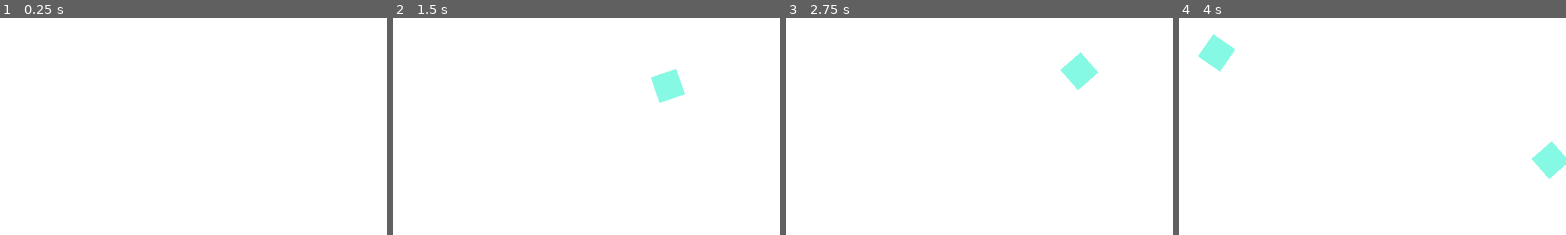
Above: before the commit, frames 1-4 (left to right).
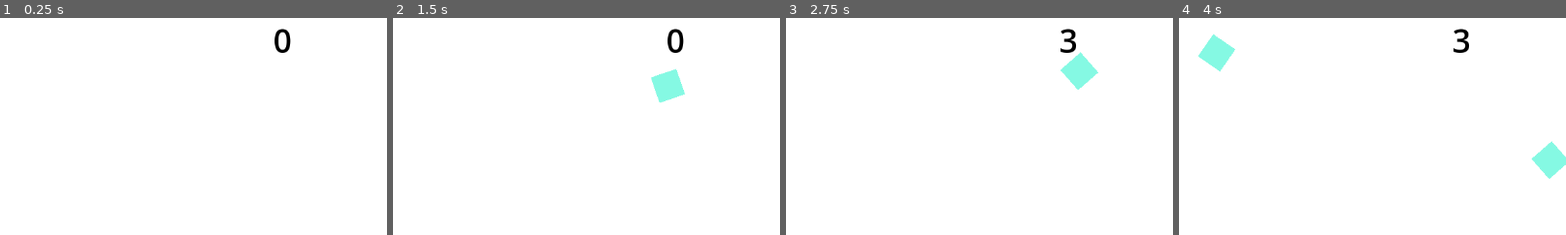
Above: after the commit, the same moments.

Repository: jmatth11/frog_life
Game: Godot game, scene res://scenes/main.tscn
Same seed, same stepped clock (60 frames per second), same inputs: the game is played once before the commit and once after it.
Inputs (mouse positions are % of the whole screen's width and height, from its top left):
- Up to frame 1 (0.25 s): no input
- Up to frame 2 (1.5 s): tap Enter at 0.5 s; move the mouse to (72, 45) at 0.52 s; click (72, 45) at 0.67 s; move the mouse to (30, 55) at 1.27 s; click (30, 55) at 1.42 s
- Up to frame 3 (2.75 s): move the mouse to (60, 28) at 2.02 s; click (60, 28) at 2.17 s
- Up to frame 4 (4 s): move the mouse to (45, 70) at 2.77 s; click (45, 70) at 2.92 s; move the mouse to (80, 65) at 3.52 s; click (80, 65) at 3.67 s
The pictures show only the part of the screen within x 14-63%, y 0-50%; the shares and areas given below are measured in that part.

The runs differ from the first frame. In frame 1, 0.3% of the frame differs, in the area x 70-76%, y 4-17%; in frame 2, 0.3%; in frame 3, 0.3%; in frame 4, 0.3%.

Commit message:
added hud with updating score label

Diff:
--- a/scenes/frog.tscn
+++ b/scenes/frog.tscn
@@ -30,3 +30,4 @@
 
 [connection signal="body_entered" from="." to="." method="_on_body_entered"]
 [connection signal="animation_done" from="Tongue" to="." method="_on_tongue_animation_done"]
+[connection signal="fly_caught" from="Tongue" to="." method="_on_tongue_fly_caught"]
--- /dev/null
+++ b/scenes/hud.tscn
@@ -0,0 +1,20 @@
+[gd_scene load_steps=2 format=3 uid="uid://8hwxii5mfhby"]
+
+[ext_resource type="Script" path="res://scripts/hud.gd" id="1_ljp8f"]
+
+[node name="hud" type="CanvasLayer"]
+script = ExtResource("1_ljp8f")
+
+[node name="Score" type="Label" parent="."]
+anchors_preset = 5
+anchor_left = 0.5
+anchor_right = 0.5
+offset_left = -20.0
+offset_right = 20.0
+offset_bottom = 23.0
+grow_horizontal = 2
+size_flags_horizontal = 4
+theme_override_colors/font_color = Color(0, 0, 0, 1)
+theme_override_font_sizes/font_size = 48
+text = "0"
+horizontal_alignment = 1
--- a/scenes/main.tscn
+++ b/scenes/main.tscn
@@ -1,8 +1,9 @@
-[gd_scene load_steps=5 format=3 uid="uid://87daubdf4b17"]
+[gd_scene load_steps=6 format=3 uid="uid://87daubdf4b17"]
 
 [ext_resource type="Script" path="res://scripts/main.gd" id="1_gk7it"]
 [ext_resource type="PackedScene" uid="uid://dvbn7rxtb2qx0" path="res://scenes/frog.tscn" id="1_sw6rm"]
 [ext_resource type="PackedScene" uid="uid://b0dk1wurqvcpw" path="res://scenes/fly.tscn" id="2_xr0t3"]
+[ext_resource type="PackedScene" uid="uid://8hwxii5mfhby" path="res://scenes/hud.tscn" id="3_anefa"]
 
 [sub_resource type="Curve2D" id="Curve2D_ecfb8"]
 _data = {
@@ -35,4 +36,7 @@
 [node name="MobTimer" type="Timer" parent="."]
 wait_time = 0.5
 
+[node name="hud" parent="." instance=ExtResource("3_anefa")]
+
+[connection signal="fly_points" from="Player" to="hud" method="_on_player_fly_points"]
 [connection signal="timeout" from="MobTimer" to="." method="_on_mob_timer_timeout"]
--- a/scripts/fly.gd
+++ b/scripts/fly.gd
@@ -11,7 +11,6 @@
 # Called every frame. 'delta' is the elapsed time since the previous frame.
 func _process(delta):
 	if captured:
-		print("calling")
 		linear_velocity = delegate.velocity
 
 func _on_visible_on_screen_notifier_2d_screen_exited():
--- a/scripts/frog.gd
+++ b/scripts/frog.gd
@@ -2,6 +2,7 @@
 class_name Frog
 
 signal hit
+signal fly_points
 # only allow the user to launch the tongue once per animation
 var tongue_animation_in_progress = false
 var angle_to_target = 0
@@ -30,7 +31,9 @@
 	hit.emit()
 	$CollisionShape2D.set_deferred("disabled", true)
 
-
 func _on_tongue_animation_done():
 	tongue_animation_in_progress = false
 	reset_rotation()
+
+func _on_tongue_fly_caught(num):
+	fly_points.emit(num)
--- /dev/null
+++ b/scripts/hud.gd
@@ -0,0 +1,14 @@
+extends CanvasLayer
+class_name HUD
+
+@export var fly_points = 3
+var current_points = 0
+
+# Called when the node enters the scene tree for the first time.
+func _ready():
+	$Score.text = "0" # Replace with function body.
+	current_points = 0
+
+func _on_player_fly_points(num):
+	current_points += fly_points * num
+	$Score.text = str(current_points)
--- a/scripts/main.gd
+++ b/scripts/main.gd
@@ -7,11 +7,9 @@
 	#pass # Replace with function body.
 	$MobTimer.start()
 
-
 # Called every frame. 'delta' is the elapsed time since the previous frame.
 func _process(delta):
 	pass
-
 
 func _on_mob_timer_timeout():
 	var fly = mob_scene.instantiate()
--- a/scripts/tongue.gd
+++ b/scripts/tongue.gd
@@ -3,6 +3,7 @@
 
 # create signal to notify when animation is done
 signal animation_done
+signal fly_caught
 
 @export var SPEED = 1000.0
 # keep track of home position and the currect target position
@@ -53,5 +54,6 @@
 			var obj = targets_to_dispose[index] as Fly
 			obj.delegate = null
 			obj.queue_free()
+		fly_caught.emit(targets_to_dispose.size())
 		targets_to_dispose.clear()
 	animation_done.emit()
